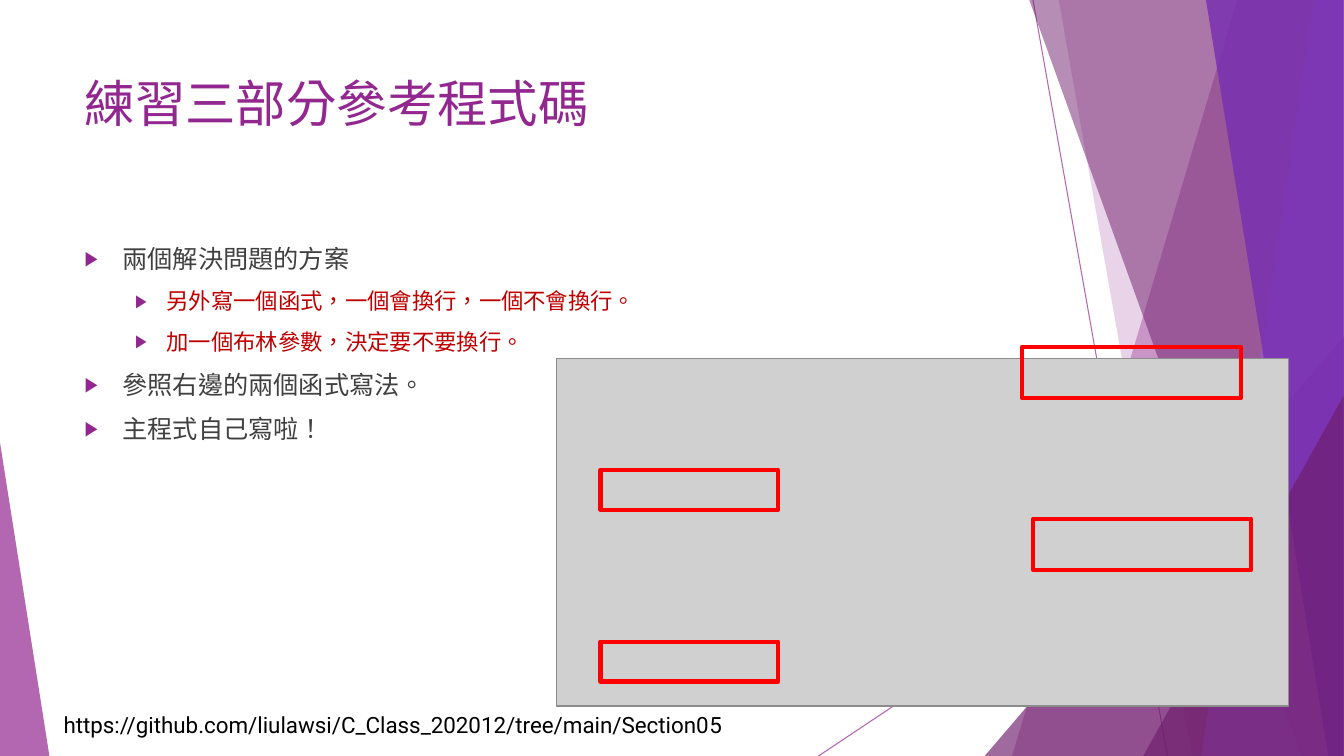
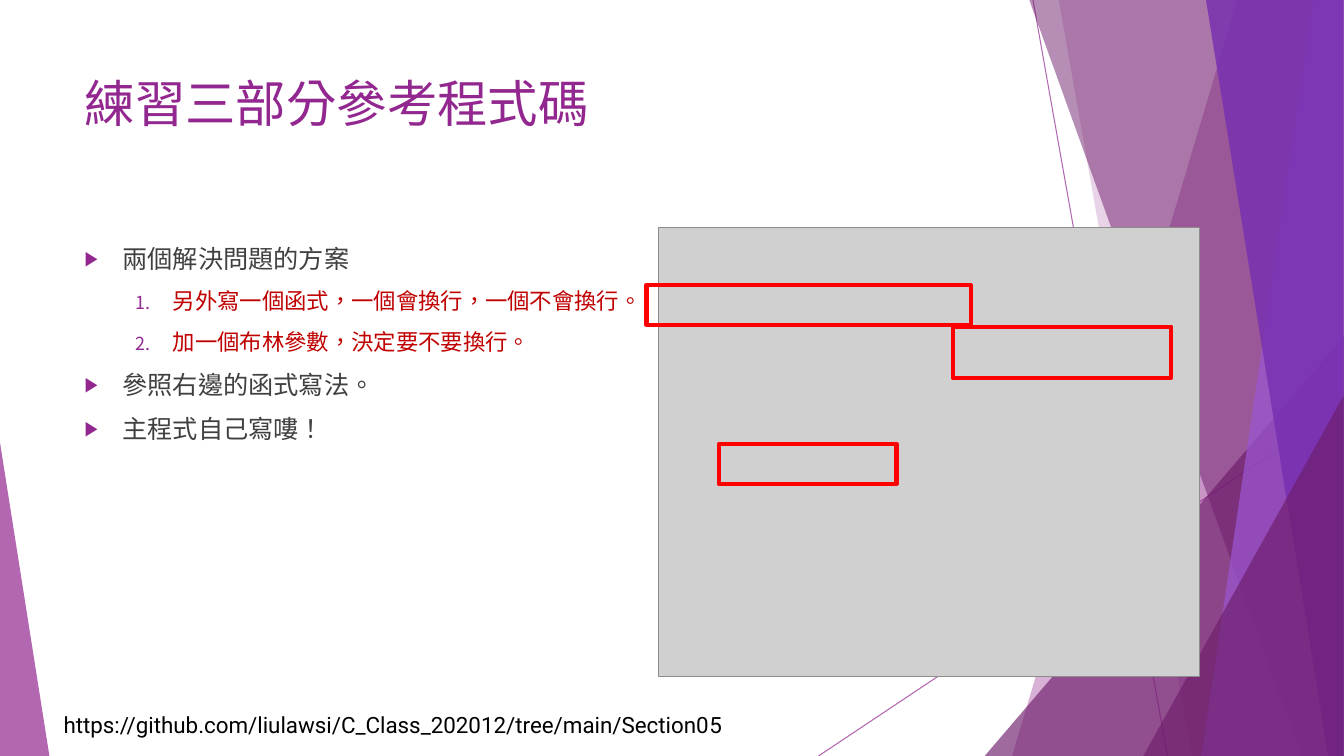
Before and after one commit to liulawsi/My_PPTs, a slide deck: slide 18 of CHING JIAN/C_Class/05函式一定要會的啦.pptx. Drawn at 1344x756 pixels with LibreOffice and Linux fonts; fonts in the diff are those of the drawing; grey boxes stand for pictures. Boxes give left, top, right and bottom in pixels: in the first picture for what was removed or moved away, otherwise in the second. Text is boxed around its words. In the diff, an @@ line names an element or a change of style, - is before the commit and + after.

Commit message:
2020/12/17

```diff
--- a/CHING JIAN/C_Class/05函式一定要會的啦.pptx
+++ b/CHING JIAN/C_Class/05函式一定要會的啦.pptx
@@ picture resized from (x1=557, y1=359, x2=1289, y2=707) to (x1=658, y1=228, x2=1199, y2=677) @@
@@ text at (x1=173, y1=290, x2=642, y2=352): bullet ▶ to 1. @@
@@ rectangle added at (x1=646, y1=285, x2=971, y2=326), outline #FF0000 3 pt @@
@@ rectangle moved from (x1=1022, y1=347, x2=1241, y2=398) to (x1=953, y1=327, x2=1172, y2=378) @@
@@ text at (x1=123, y1=373, x2=375, y2=440): text changed @@
-▶ 參照右邊的兩個函式寫法。
-▶ 主程式自己寫啦！
+▶ 參照右邊的函式寫法。
+▶ 主程式自己寫嘍！
@@ rectangle moved from (x1=601, y1=470, x2=778, y2=510) to (x1=719, y1=444, x2=896, y2=484) @@
@@ rectangle removed at (x1=1033, y1=519, x2=1251, y2=571) @@
@@ rectangle removed at (x1=601, y1=642, x2=778, y2=683) @@
```
Also in this commit, not shown: 19 other slides changed, 11 slides removed.
